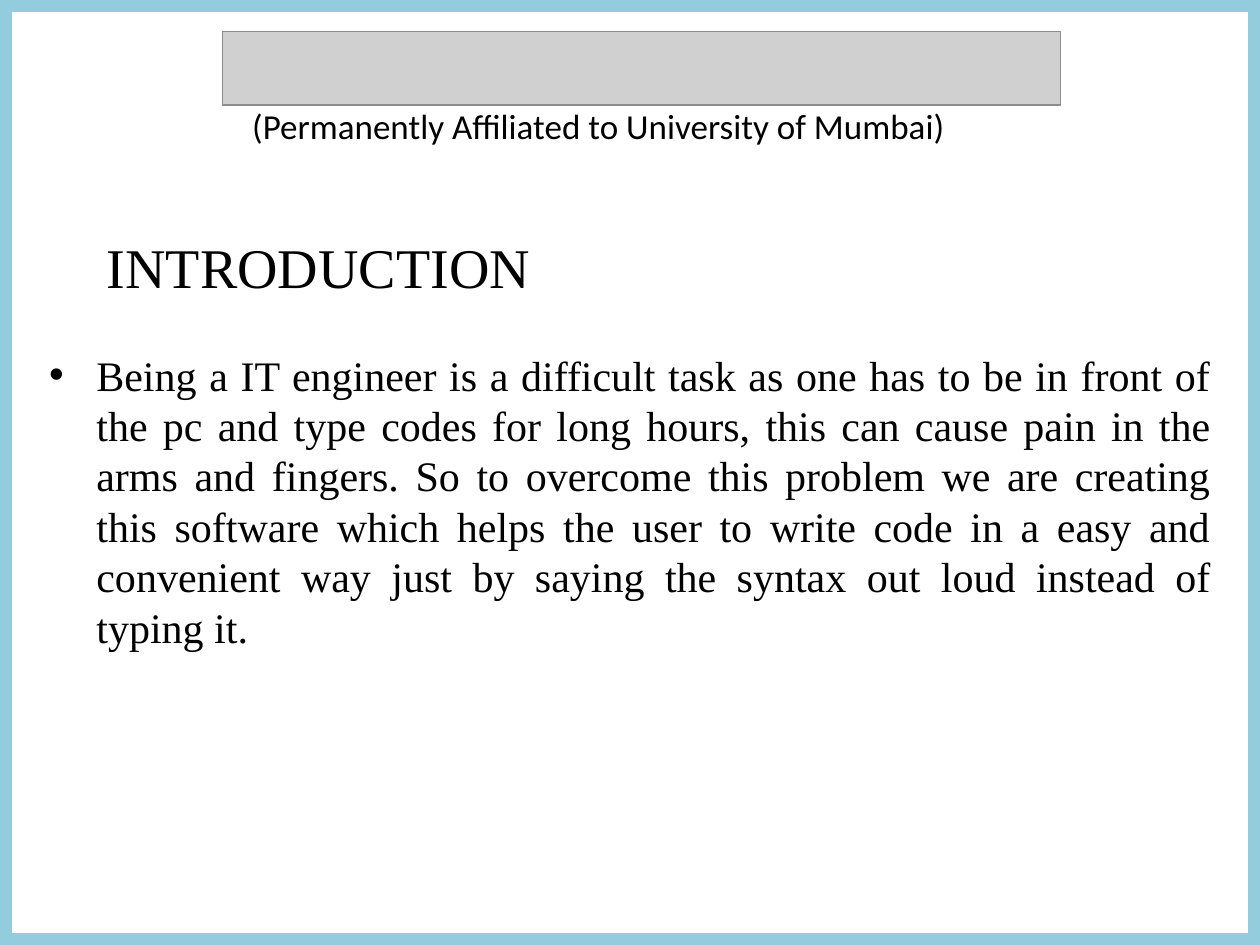
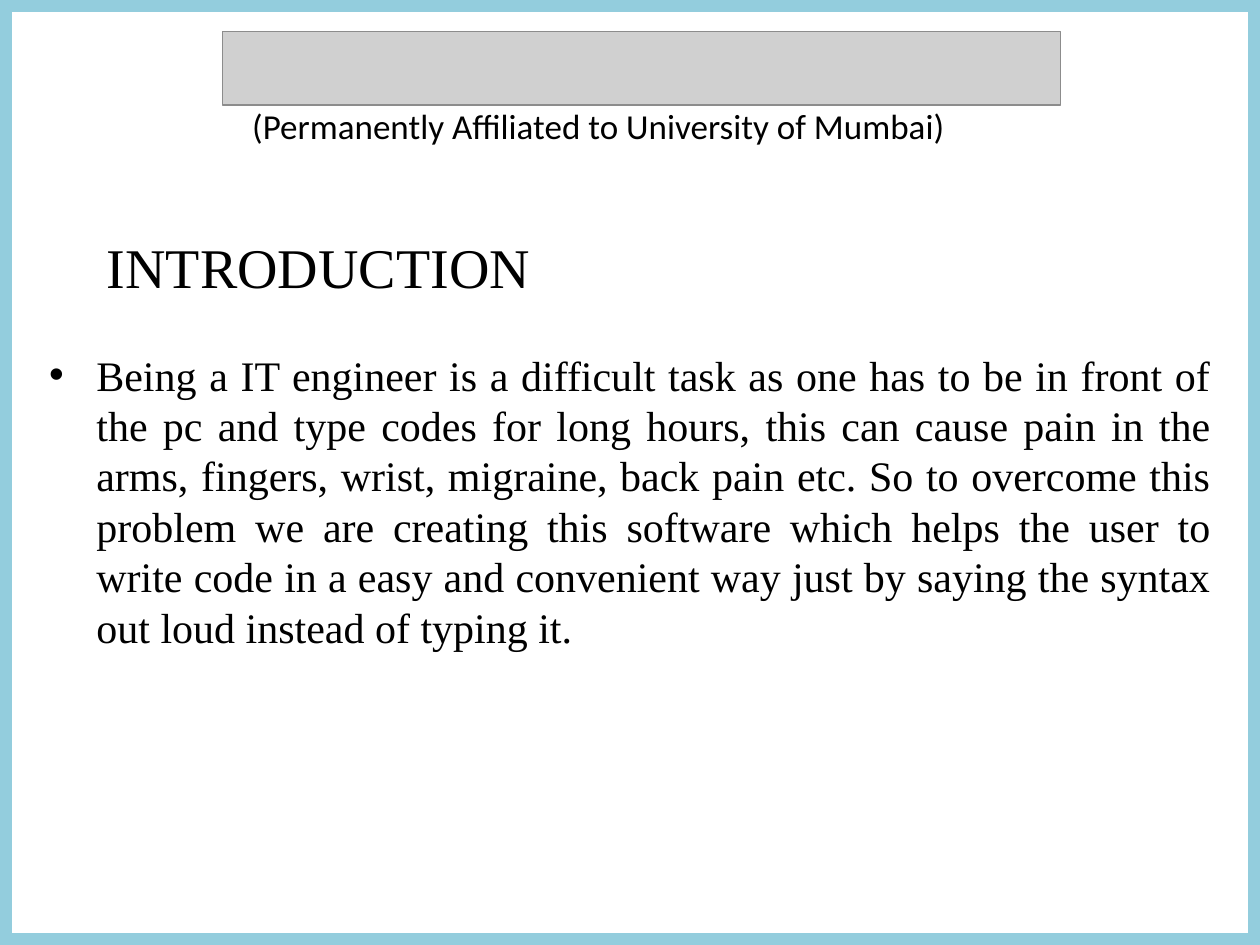
Before and after one commit to ASSASSIN21r/Speech-to-code, a slide deck: slide 4 of SPEECHTOCODECONVERTOR.pptx. Drawn at 1260x945 pixels with LibreOffice and Linux fonts; fonts in the diff are those of the drawing; grey boxes stand for pictures. Boxes give left, top, right and bottom in pixels: in the first picture for what was removed or moved away, otherwise in the second. Text is boxed around its words. In the diff, an @@ line names an element or a change of style, - is before the commit and + after.

```diff
--- a/SPEECHTOCODECONVERTOR.pptx
+++ b/SPEECHTOCODECONVERTOR.pptx
@@ text at (x1=96, y1=361, x2=1211, y2=652): text changed @@
-• Being a IT engineer is a difficult task as one has to be in front of the pc and type codes for long hours, this can cause pain in the arms and fingers. So to overcome this problem we are creating this software which helps the user to write code in a easy and convenient way just by saying the syntax out loud instead of typing it.
+• Being a IT engineer is a difficult task as one has to be in front of the pc and type codes for long hours, this can cause pain in the arms, fingers, wrist, migraine, back pain etc. So to overcome this problem we are creating this software which helps the user to write code in a easy and convenient way just by saying the syntax out loud instead of typing it.
```
Also in this commit, not shown: 6 other slides changed.
